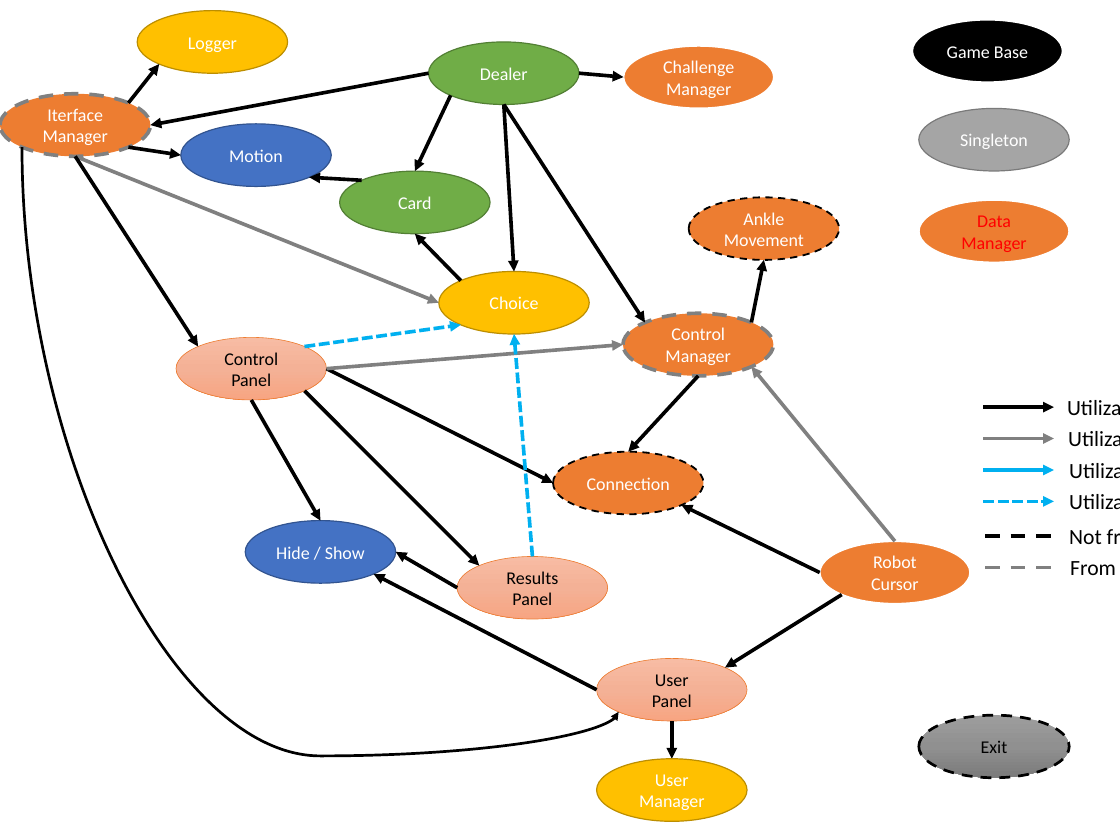
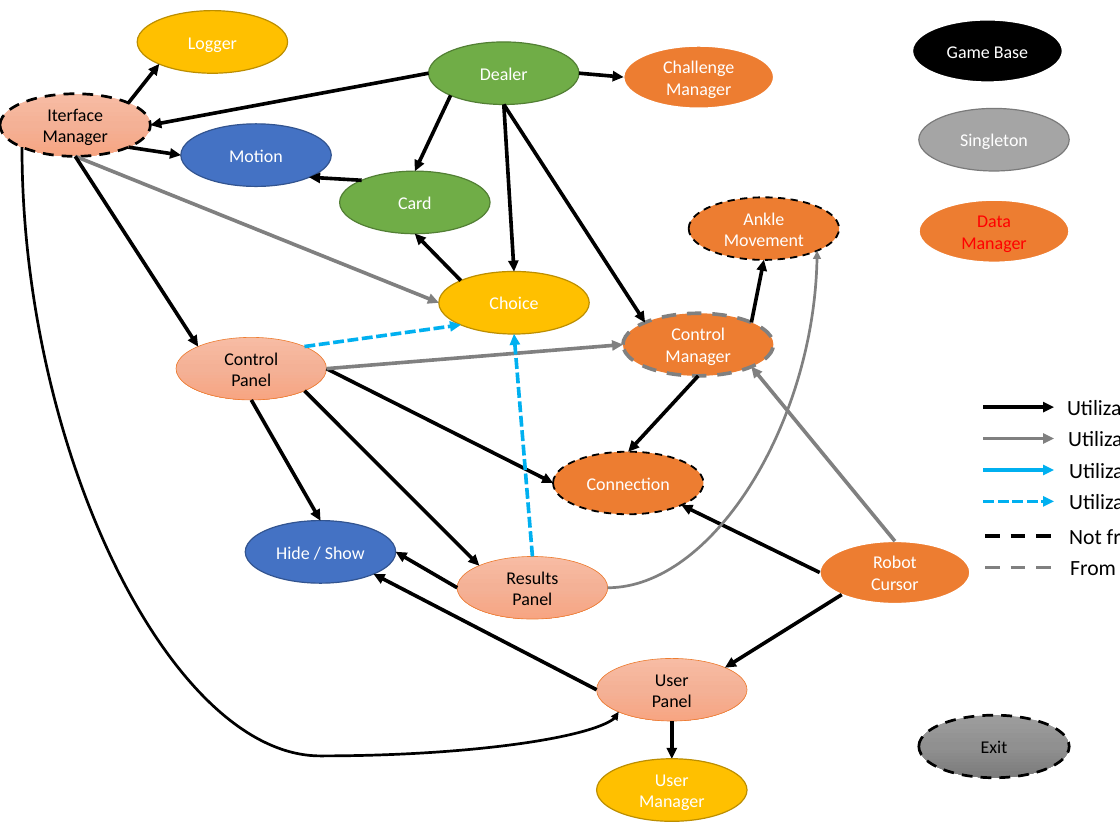
Before and after one commit to ThalesBP/AVC_CardGame, a slide deck: slide 1 of Script Flow.pptx (slide 2 before the commit). Drawn at 1120x840 pixels with LibreOffice and Linux fonts; fonts in the diff are those of the drawing. Boxes give left, top, right and bottom in pixels: in the first picture for what was removed or moved away, otherwise in the second. Text is boxed around its words. In the diff, an @@ line names an element or a change of style, - is before the commit and + after.

```diff
--- a/Script Flow.pptx
+++ b/Script Flow.pptx
@@ ellipse "Iterface Manager" at (x1=0, y1=94, x2=150, y2=156): text colour #FFFFFF to #000000; fill #ED7D31 to gradient #F7BDA5 to #F5B196 to #F8A582; outline #808080 3 pt dashed to #000000 2.25 pt dashed @@
@@ curved arrow added from (608, 588) to (817, 251), #808080 2.25 pt @@
```
Also in this commit, not shown: 6 other files.
